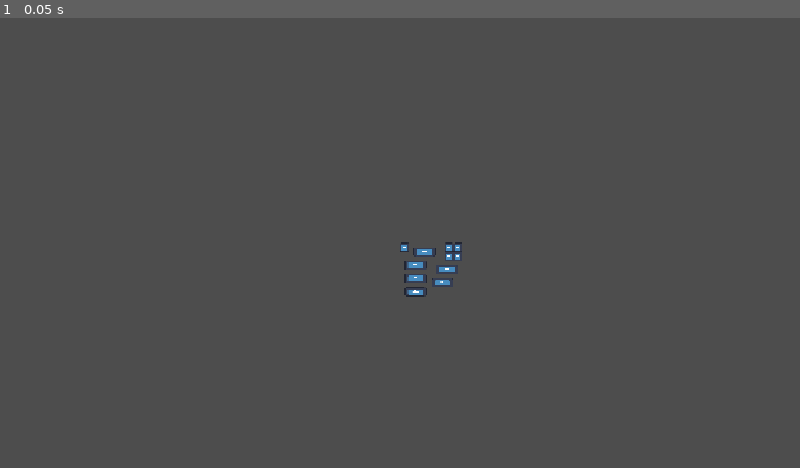
Above: before the commit, frame 1.
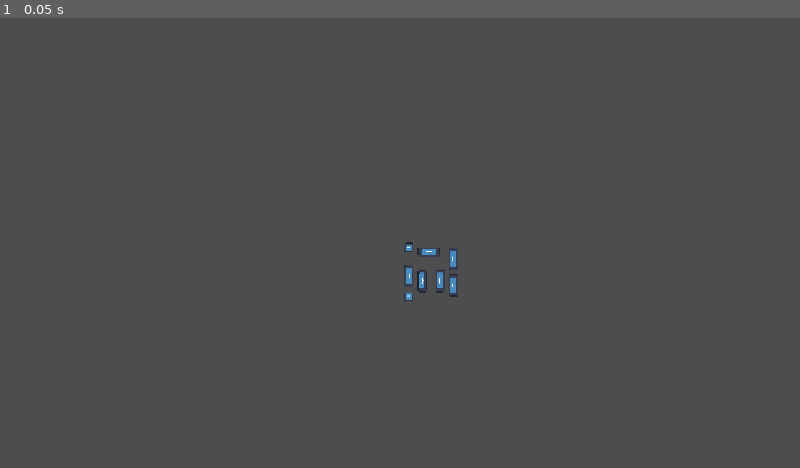
Above: after the commit, the same moment.

Repository: EfficiencySimplicity/godot-level-playground
Game: Godot game, scene res://Scenes/testing_ground.tscn
The game is run twice, just before and just after one commit, with the same random seed, the same clock (stepped at 60 frames per second) and the same inputs. The engine's default icon, where the game draws it, is replaced by a stand-in: a white triangle on a blue panel in a dark square.
Inputs:
- Up to frame 1 (0.05 s): no input

The runs differ from the first frame. In frame 1, 0.4% of the frame differs, in the area x 50-58%, y 49-63%.

Commit message:
got rotation added

Diff:
--- a/Scenes/item_placer.tscn
+++ b/Scenes/item_placer.tscn
@@ -9,10 +9,14 @@
 [sub_resource type="RectangleShape2D" id="RectangleShape2D_8i87d"]
 size = Vector2(128, 64)
 
-[node name="ItemPlacer" type="Area2D" unique_id=998033430 node_paths=PackedStringArray("_solids", "_must_be_solids")]
+[sub_resource type="RectangleShape2D" id="RectangleShape2D_m0e24"]
+size = Vector2(128, 64)
+
+[node name="ItemPlacer" type="Area2D" unique_id=998033430 node_paths=PackedStringArray("_solids", "_must_be_solids", "_must_be_empty")]
 script = ExtResource("1_tuwl4")
 _solids = NodePath(".")
 _must_be_solids = NodePath("Area2D")
+_must_be_empty = NodePath("MustBeEmpty")
 
 [node name="Sprite2D" type="Sprite2D" parent="." unique_id=393366733]
 texture = ExtResource("1_1gsmf")
@@ -21,9 +25,19 @@
 [node name="CollisionShape2D" type="CollisionShape2D" parent="." unique_id=736371461]
 position = Vector2(64, 64)
 shape = SubResource("RectangleShape2D_krb5w")
+debug_color = Color(0, 0.6, 0.69803923, 0)
 
 [node name="Area2D" type="Area2D" parent="." unique_id=1187614208]
 
 [node name="CollisionShape2D" type="CollisionShape2D" parent="Area2D" unique_id=1675395458]
 position = Vector2(64, -32)
 shape = SubResource("RectangleShape2D_8i87d")
+debug_color = Color(0, 0.6, 0.69803923, 0)
+
+[node name="MustBeEmpty" type="Area2D" parent="." unique_id=938197147]
+position = Vector2(64, 64)
+
+[node name="CollisionShape2D" type="CollisionShape2D" parent="MustBeEmpty" unique_id=2115069037]
+position = Vector2(0, 96)
+shape = SubResource("RectangleShape2D_m0e24")
+debug_color = Color(0, 0.6, 0.69803923, 0)
--- a/Scenes/room_shape_generator.tscn
+++ b/Scenes/room_shape_generator.tscn
@@ -3,7 +3,7 @@
 [ext_resource type="Script" uid="uid://cp1h8f52fvt1j" path="res://Scripts/room_shape_generator.gd" id="1_shawt"]
 [ext_resource type="PackedScene" uid="uid://d1mrx41hyr2ff" path="res://Scenes/item_placer.tscn" id="2_gwmqr"]
 [ext_resource type="PackedScene" uid="uid://dg274dgxm8udd" path="res://Scenes/table.tscn" id="3_v0m8e"]
-[ext_resource type="Script" uid="uid://c11lg1h47ilqr" path="res://Scripts/placement_set.gd" id="4_k11pq"]
+[ext_resource type="Script" uid="uid://c11lg1h47ilqr" path="res://Scripts/element_set.gd" id="4_k11pq"]
 
 [sub_resource type="Resource" id="Resource_4ppvu"]
 script = ExtResource("4_k11pq")
--- a/Scenes/table.tscn
+++ b/Scenes/table.tscn
@@ -19,6 +19,7 @@
 [node name="CollisionShape2D" type="CollisionShape2D" parent="Solids" unique_id=1763028950]
 position = Vector2(32, 0)
 shape = SubResource("RectangleShape2D_krb5w")
+debug_color = Color(0, 0.6, 0.69803923, 0)
 
 [node name="Sprite2D" type="Sprite2D" parent="." unique_id=519867239]
 position = Vector2(32, 0)
@@ -30,3 +31,4 @@
 [node name="CollisionShape2D" type="CollisionShape2D" parent="MustBeEmpty" unique_id=610698596]
 position = Vector2(32, 0)
 shape = SubResource("RectangleShape2D_8i87d")
+debug_color = Color(0, 0.6, 0.69803923, 0)
--- a/Scripts/item_placer.gd
+++ b/Scripts/item_placer.gd
@@ -3,6 +3,9 @@
 @export var _solids: Area2D
 @export var _must_be_solids: Area2D
 @export var _must_be_empty: Area2D
+
+# TODO: the whole placement thing in a single loop! so this obj never exposes its placement
+# and it self-deletes, maybe returning a bool if successful.
 
 func compile() -> PlacementStack:
 	var layers: Array[PlacementLayer]
@@ -29,13 +32,31 @@
 
 	return PlacementStack.from_placement_layers(layers)
 
-func place(parent: Node2D, stack: PlacementStack, dest: MapLayerStack, pos: Vector2i):
-	print("Placing the item at ", pos)
-	var world_position = dest.cell_to_world(pos)
-	print("World position of the place to place it at: ", world_position)
-	# I don't understand this so far.
-	world_position -= (stack.world_origin - global_position)
-	print("World position considering the item's offset of ", stack.world_origin - global_position, ": ", world_position)
+func place(parent: Node2D, stack: PlacementStack, dest: MapLayerStack, pos: Placement):
+	# This is where the top left corner of the PlacementStack is in world space
+	var world_position = dest.cell_to_world(pos.position)
+	# This is how far away the stack is from me in world space
+	var stack_offset = (stack.world_origin - global_position)
+	# we add this, rotated correctly to the world position
+	var my_position = world_position - Vector2(pos.map_vector2i(stack_offset))
+	# get the center of that cell
+	my_position += Vector2(dest.layers.values()[0].cell_size / 2, dest.layers.values()[0].cell_size / 2)
+	# go to the proper corner and place!
+	my_position += Vector2(pos.map_vector2i(Vector2i(-dest.layers.values()[0].cell_size / 2, -dest.layers.values()[0].cell_size / 2)))
+
+	# if this is confusing, imagine a stack, and associated sprites,
+	# that starts 1 to the right and 1 down from the object origin
+	# (weird, but ok)
+
+	# so the stack_offset is (64, 64)
+
+	# also, say the world dest in the map is (100, 200)
+
+	# so the stack needs to be at 100, 200
+	# so the world position of the object needs to be at (100, 200) - (64, 64),
+	# or (36, 136)
+
 	parent.add_child(self)
-	global_position = world_position
+	global_position = my_position
+	rotation_degrees = pos.side * 90 - 90
 	stack.place(dest, pos)
--- a/Scripts/map_layer.gd
+++ b/Scripts/map_layer.gd
@@ -37,7 +37,7 @@
 	map_layer.cell_size = _cell_size
 
 	for layer in layers:
-		layer.place_on(map_layer, (layer.world_origin - bounds.position) / _cell_size)
+		layer.place_on(map_layer, Placement.new((layer.world_origin - bounds.position) / _cell_size))
 
 	return map_layer
 
@@ -51,6 +51,7 @@
 func get_world_rect() -> Rect2:
 	return Rect2(world_origin, size * cell_size)
 
+## Returns the top left corner of the specified cell in world space
 func cell_to_world(pos: Vector2i):
 	return world_origin + Vector2(pos * cell_size)
 
@@ -63,53 +64,52 @@
 	data.set_bitv(pos, value)
 
 ## Stamps this MapLayer on another, overwriting all values within its area
-func stamp_on(other: MapLayer, pos: Vector2i):
+func stamp_on(other: MapLayer, pos: Placement):
 	for y in range(size.y):
 		for x in range(size.x):
 			# we can just add the two since down is +y in GD
 			# of course if up was +y the whole room would be
 			# in quadrant I so it doesn't matter anyway, right?
-			other.s(pos + Vector2i(x, y), g(Vector2i(x, y)))
+			other.s(pos.map_vector2i(Vector2i(x, y)), g(Vector2i(x, y)))
 
 ## Places this MapLayer on another, only writing down 1s
-func place_on(other: MapLayer, pos: Vector2i):
+func place_on(other: MapLayer, pos: Placement):
 	for y in range(size.y):
 		for x in range(size.x):
 			# we can just add the two since down is +y in GD
 			# of course if up was +y the whole room would be
 			# in quadrant I so it doesn't matter anyway, right?
 			if g(Vector2i(x, y)):
-				other.s(pos + Vector2i(x, y), true)
+				other.s(pos.map_vector2i(Vector2i(x, y)), true)
 
 ## Returns true if the MapLayers contain equal values starting at the specified position
-func matches(other: MapLayer, pos: Vector2i = Vector2i(0, 0)) -> bool:
+func matches(other: MapLayer, pos: Placement) -> bool:
 	for y in range(size.y):
 		for x in range(size.x):
 			# we can just add the two since down is +y in GD
 			# of course if up was +y the whole room would be
 			# in quadrant I so it doesn't matter anyway, right?
-			if other.g(pos + Vector2i(x, y)) != g(Vector2i(x, y)):
+			if other.g(pos.map_vector2i(Vector2i(x, y))) != g(Vector2i(x, y)):
 				return false
 	return true
 
 ## Returns true if the MapLayers have at least 1 cell where they're both true
-func collides(other: MapLayer, pos: Vector2i = Vector2i(0, 0)) -> bool:
+func collides(other: MapLayer, pos: Placement) -> bool:
 	for y in range(size.y):
 		for x in range(size.x):
-			if other.g(pos + Vector2i(x, y)) and g(Vector2i(x, y)):
+			if other.g(pos.map_vector2i(Vector2i(x, y))) and g(Vector2i(x, y)):
 				return true
 	return false
 
 ## Returns true if the MapLayers do not collide with any 1s
-func doesnt_collide(other: MapLayer, pos: Vector2i = Vector2i(0, 0)) -> bool:
+func doesnt_collide(other: MapLayer, pos: Placement) -> bool:
 	return !collides(other, pos)
 
 ## Returns true if wherever the MapLayer is true, the other is also
-func overlaps(other: MapLayer, pos: Vector2i = Vector2i(0, 0)) -> bool:
-
+func overlaps(other: MapLayer, pos: Placement) -> bool:
 	for y in range(size.y):
 		for x in range(size.x):
-			if g(Vector2i(x, y)) and not other.g(pos + Vector2i(x, y)):
+			if g(Vector2i(x, y)) and not other.g(pos.map_vector2i(Vector2i(x, y))):
 					return false
 	return true
 
--- a/Scripts/placement_layer.gd
+++ b/Scripts/placement_layer.gd
@@ -23,12 +23,12 @@
 	print("Target layers: ", target_layers)
 	print("Placement layers: ", placement_layers)
 
-func test_placeable(stack: MapLayerStack, pos: Vector2i) -> bool:
+func test_placeable(stack: MapLayerStack, pos: Placement) -> bool:
 	for layer in target_layers:
 		if !target_layers[layer].call(stack.layers[layer], pos):
 			return false
 	return true
 
-func place(stack: MapLayerStack, pos: Vector2i):
+func place(stack: MapLayerStack, pos: Placement):
 	for layer in placement_layers:
 		placement_layers[layer].call(stack.layers[layer], pos)
--- a/Scripts/placement_stack.gd
+++ b/Scripts/placement_stack.gd
@@ -39,26 +39,69 @@
 	#
 	#return stack
 
-func get_match_position(pos, layer) -> Vector2i:
-	return pos + get_cell_offset(layer)
+## Takes in the placement of the stack and tells you
+## the placement of the individual layer, which has the
+## same rotation but is shifted according to the offset / rotation
+func get_match_position(pos: Placement, layer) -> Placement:
+	return Placement.new(pos.map_vector2i(get_cell_offset(layer)), pos.side)
 
+## Returns the untranslated offset in world space of this layer
+## relative to the origin of the stack
 func get_cell_offset(layer) -> Vector2i:
 	return Vector2i((layer.world_origin - world_origin) / layer.cell_size)
 
-func get_ok_placements_on(other: MapLayerStack) -> Array[Vector2i]:
-	var ok_positions: Array[Vector2i] = []
-	for y in other.size.y - size.y:
-		for x in other.size.x - size.x:
-			if placement_is_ok(other, Vector2i(x, y)):
-				ok_positions.append(Vector2i(x, y))
+## Tests all positions and orientations and returns an array
+## of everywhere this stack could be placed.
+func get_ok_placements_on(other: MapLayerStack) -> Array[Placement]:
+	var ok_positions: Array[Placement] = []
+	for side in range(1, 5):
+
+		# TODO: via clever algebra, distill all these side pickers,
+		# perhaps even globally, into a simple formula
+		var x_start: int
+		if side == 1 or side == 4:
+			x_start = 0
+		elif side == 2:
+			x_start = size.y
+		elif side == 3:
+			x_start = size.x
+
+		var x_end: int
+		if side == 1:
+			x_end = other.size.x - size.x
+		elif side == 2 or side == 4:
+			x_end = other.size.x - size.y
+		elif side == 3:
+			x_end = other.size.x
+
+		var y_start: int
+		if side == 1 or side == 2:
+			y_start = 0
+		elif side == 3:
+			y_start = size.y
+		elif side == 4:
+			y_start = size.x
+
+		var y_end: int
+		if side == 1:
+			y_end = other.size.y - size.y
+		elif side == 2:
+			y_end = other.size.y - size.x
+		elif side == 3 or side == 4:
+			y_end = other.size.y
+
+		for y in range(y_start, y_end):
+			for x in range(x_start, x_end):
+				if placement_is_ok(other, Placement.new(Vector2i(x, y), side)):
+					ok_positions.append(Placement.new(Vector2i(x, y), side))
 	return ok_positions
 
-func placement_is_ok(other: MapLayerStack, pos: Vector2i):
+func placement_is_ok(other: MapLayerStack, pos: Placement):
 	for layer in layers:
 		if !layer.test_placeable(other, get_match_position(pos, layer)):
 			return false
 	return true
 
-func place(other: MapLayerStack, pos: Vector2i):
+func place(other: MapLayerStack, pos: Placement):
 	for layer in layers:
 		layer.place(other, get_match_position(pos, layer))
--- a/Scripts/room_shape_generator.gd
+++ b/Scripts/room_shape_generator.gd
@@ -58,8 +58,7 @@
 	print("Size: ", stack.size, ", world origin: ", stack.world_origin)
 	# tests it on the given layers
 	var ok_placements = stack.get_ok_placements_on(map_stack)
-	print("I got the ok placements:")
-	print(ok_placements)
+	print("I got the ok placements: ", ok_placements.size())
 	if ok_placements.size() == 0:
 		print("Couldn't place ", element.name)
 		element.queue_free()
@@ -83,17 +82,15 @@
 	bordered.world_origin = layer.world_origin - Vector2(64, 64)
 	print("I got the border area:")
 	print(bordered)
-	layer.stamp_on(bordered, Vector2i(1, 1))
+	layer.stamp_on(bordered, Placement.new(Vector2i(1, 1)))
 	print("I stamped inside the border area:")
 	print(bordered)
 	return bordered
 
 func get_must_be_empty_layer(solids_layer: MapLayer):
-	print("I'm getting the must-be-empty layer")
 	return MapLayer.with_size(solids_layer.size)
 
 func generate():
-	print("I am generating a room")
 	var shape = create_collision_shape(create_rect())
 	print("I created a collision shape with shape ", shape.shape.size)
 	var shape_2 = extend_room(shape)
@@ -105,21 +102,13 @@
 
 func _ready():
 	generate()
+
 	var solids_layer = get_solids_layer()
-	print("I got the solids layer:")
-	print(solids_layer)
 	var must_be_empty_layer = get_must_be_empty_layer(solids_layer)
-	print("I got the must-be-empty layer:")
-	print(must_be_empty_layer)
 	var stack = MapLayerStack.from_layer_dict({"Solids": solids_layer, "MustBeEmpty": must_be_empty_layer})
-	print("I put it in a stack:")
-	print(stack)
+
 	for i in 25:
 		place_element(elements.get_element(), stack)
-	print("I generated the room")
-	var map_layer = MapLayer.from_area2d(self)
-	print("I got the room's MapLayer, with size", map_layer.size, ":")
-	print(map_layer)
-	var layer_2 = MapLayer.with_size(map_layer.size + Vector2i(2, 2))
-	map_layer.place_on(layer_2, Vector2i(1,1))
-	print(layer_2)
+
+	print("The new solids layer:")
+	print(solids_layer)
--- /dev/null
+++ b/placement.gd
@@ -0,0 +1,25 @@
+class_name Placement
+
+var position: Vector2i
+var side: int
+
+func _init(_position: Vector2i, _side: int = 1):
+	position = _position
+	side = _side
+
+func map_vector2i(v: Vector2i) -> Vector2i:
+	# say a vector of (2, -1)
+	# meaning pointing up and right
+	# and it is rotated
+	if side == 1:
+		# no rotation; (2, -1)
+		return position + v
+	elif side == 2:
+		# pointing right; (1, 2)
+		return position + Vector2i(-v.y, v.x)
+	elif side == 3:
+		# pointing down; (-2, 1)
+		return position + Vector2i(-v.x, -v.y)
+	else:
+		# pointing left; (-1, -2)
+		return position + Vector2i(v.y, -v.x)
Renamed: Scripts/placement_set.gd -> Scripts/element_set.gd
Renamed: Scripts/placement_set.gd.uid -> Scripts/element_set.gd.uid
Not shown, added: placement.gd.uid
